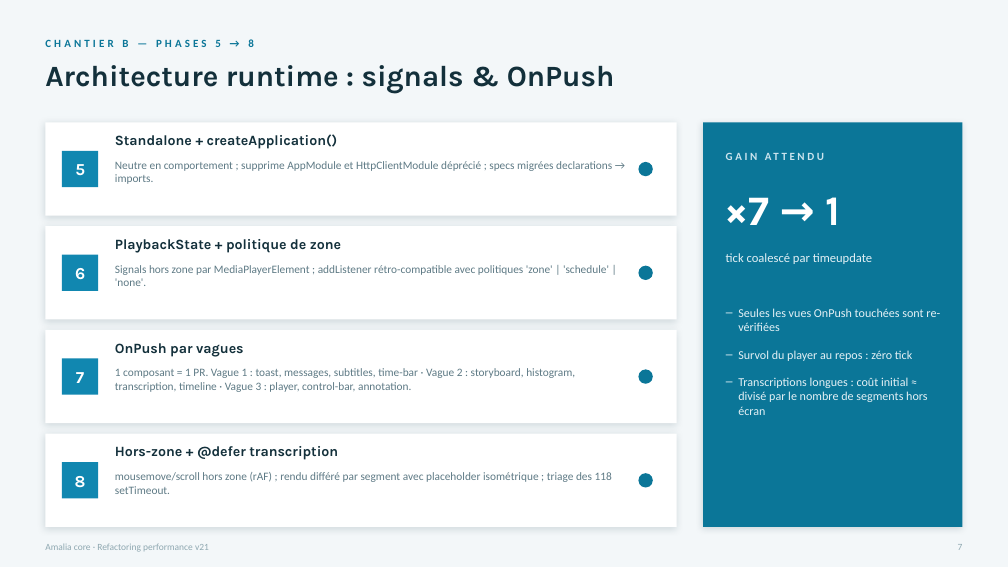
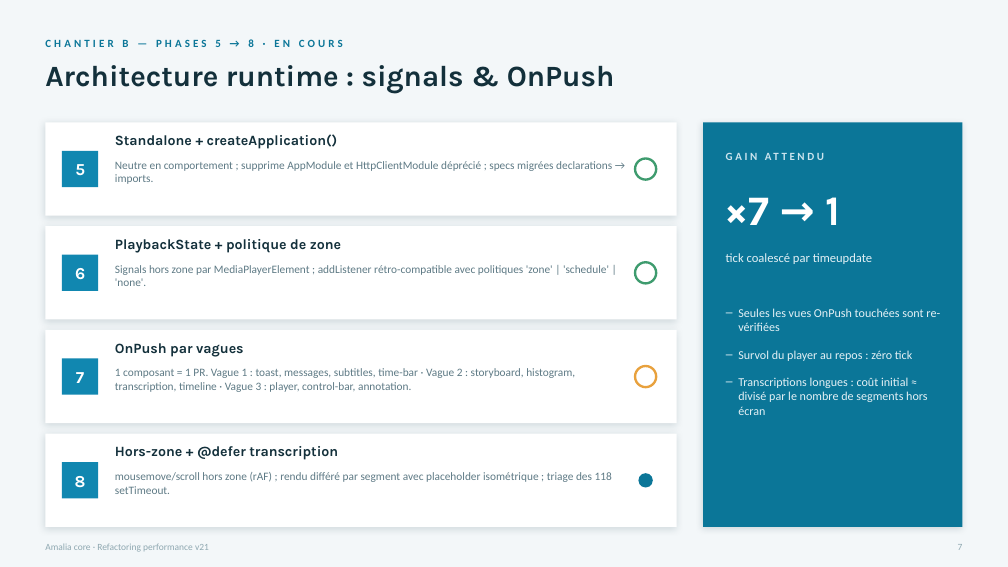
Before and after one commit to ina-foss/amalia.js_v2, a slide deck: slide 7 of docs/refactoring/ROADMAP-PERF-2026.pptx. Drawn at 1008x567 pixels with LibreOffice and Linux fonts; fonts in the diff are those of the drawing; background and template pictures are left out. Boxes give left, top, right and bottom in pixels: in the first picture for what was removed or moved away, otherwise in the second. Text is boxed around its words. In the diff, an @@ line names an element or a change of style, - is before the commit and + after.

```diff
--- a/docs/refactoring/ROADMAP-PERF-2026.pptx
+++ b/docs/refactoring/ROADMAP-PERF-2026.pptx
@@ text at <box>45,39,343,47</box>: text changed @@
-CHANTIER B — PHASES 5 → 8
+CHANTIER B — PHASES 5 → 8 · EN COURS
@@ ellipse: place and size @@
-ellipse at <box>639,162,653,176</box>
+ellipse at <box>635,159,656,180</box>
@@ ellipse at <box>635,159,656,180</box>: fill #0B7698 to #FFFFFF; outline none to #3E9B6E 2.25 pt @@
@@ ellipse at <box>635,262,656,284</box>: fill #0B7698 to #FFFFFF; outline none to #3E9B6E 2.25 pt @@
@@ ellipse: place and size @@
-ellipse at <box>639,265,653,280</box>
+ellipse at <box>635,262,656,284</box>
@@ ellipse: place and size @@
-ellipse at <box>639,370,653,384</box>
+ellipse at <box>635,366,656,387</box>
@@ ellipse at <box>635,366,656,387</box>: fill #0B7698 to #FFFFFF; outline none to #E8A13D 2.25 pt @@
```
Also in this commit, not shown: 4 other slides changed.
